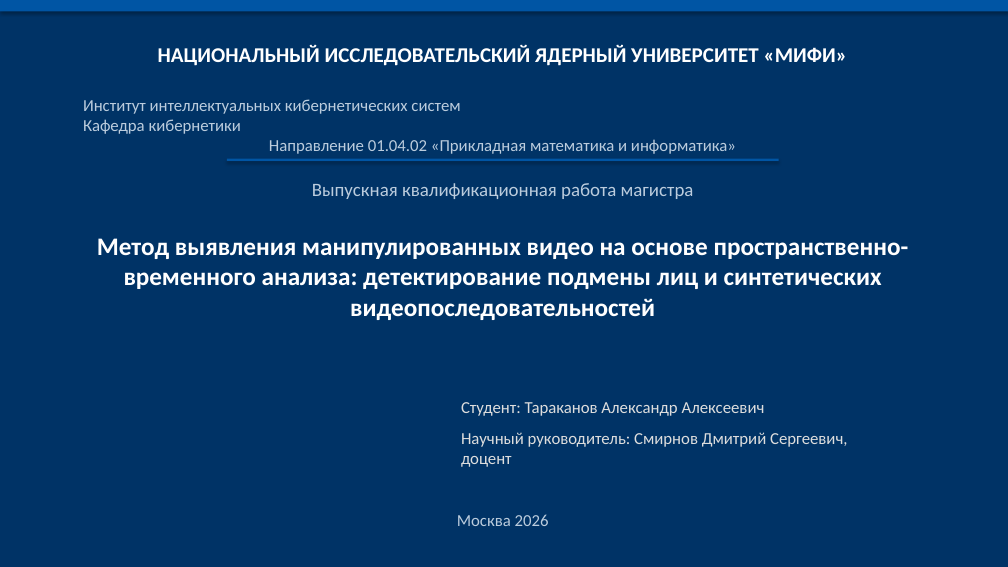
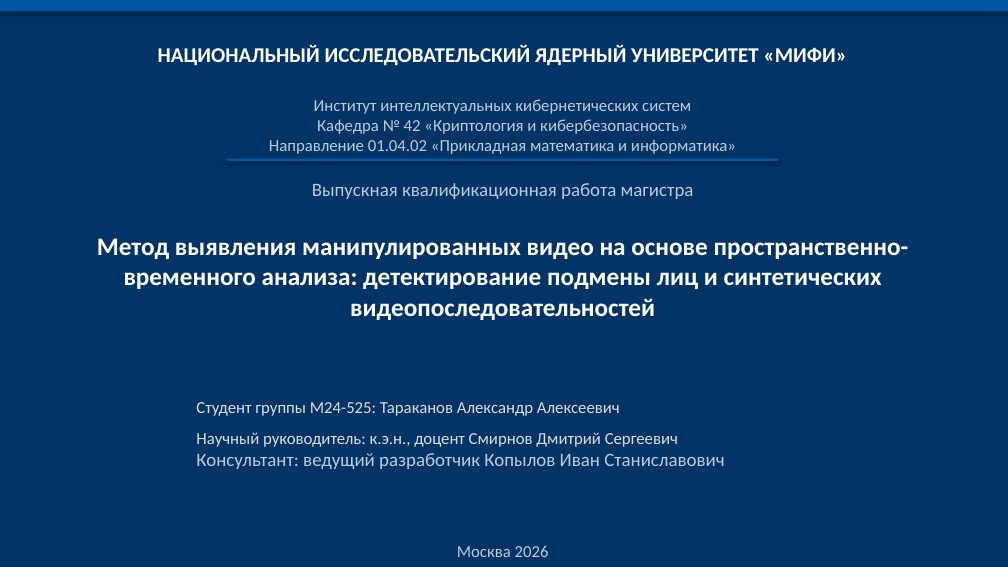
Before and after one commit to Jokeera/deepfake-detection, a slide deck: slide 1 of VKRDoc/Defense_Presentation.pptx. Drawn at 1008x567 pixels with LibreOffice and Linux fonts; fonts in the diff are those of the drawing. Boxes give left, top, right and bottom in pixels: in the first picture for what was removed or moved away, otherwise in the second. Text is boxed around its words. In the diff, an @@ line names an element or a change of style, - is before the commit and + after.

```diff
--- a/VKRDoc/Defense_Presentation.pptx
+++ b/VKRDoc/Defense_Presentation.pptx
@@ text at [269,99,736,154]: text changed @@
-Институт интеллектуальных кибернетических систем
-Кафедра кибернетики
-Направление 01.04.02 «Прикладная математика и информатика»
+Институт интеллектуальных кибернетических систем
+Кафедра № 42 «Криптология и кибербезопасность»
+Направление 01.04.02 «Прикладная математика и информатика»
@@ text at [196,402,725,469]: text changed @@
-Студент: Тараканов Александр Алексеевич
-Научный руководитель: Смирнов Дмитрий Сергеевич, доцент
+Студент группы М24-525: Тараканов Александр Алексеевич
+Научный руководитель: к.э.н., доцент Смирнов Дмитрий Сергеевич
+Консультант: ведущий разработчик Копылов Иван Станиславович
@@ text "Москва 2026": place and size @@
-text "Москва 2026" at [457,514,549,526]
+text "Москва 2026" at [457,545,549,557]
```
Also in this commit, not shown: 11 other slides changed, 1 other file.
